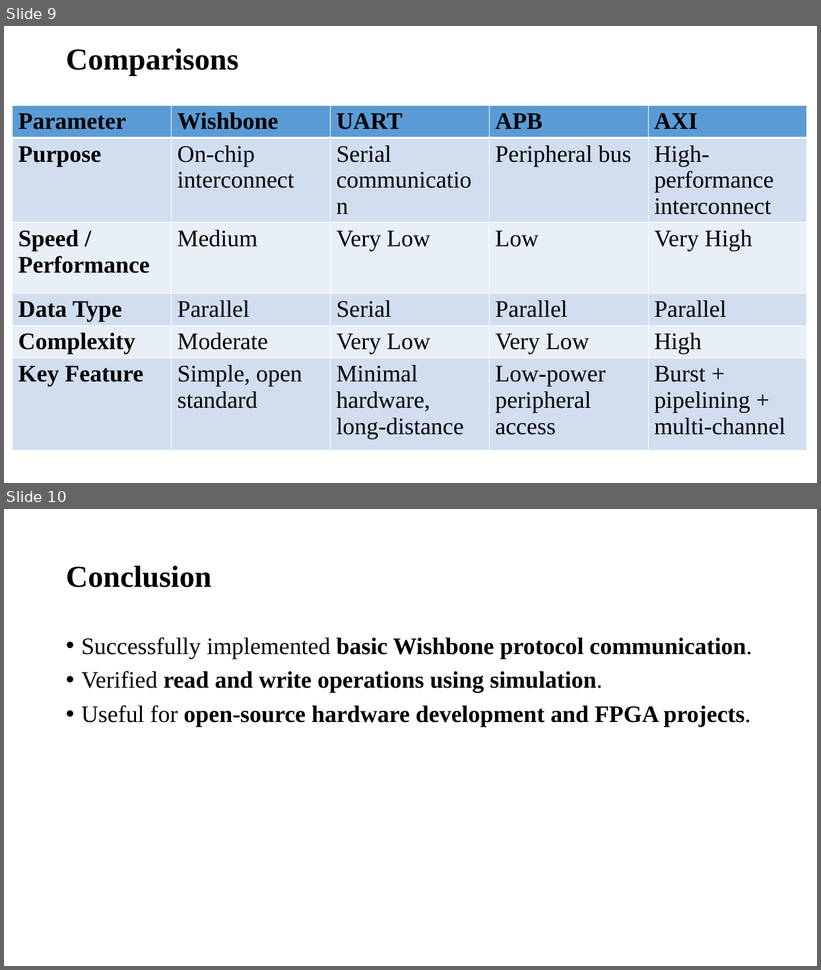
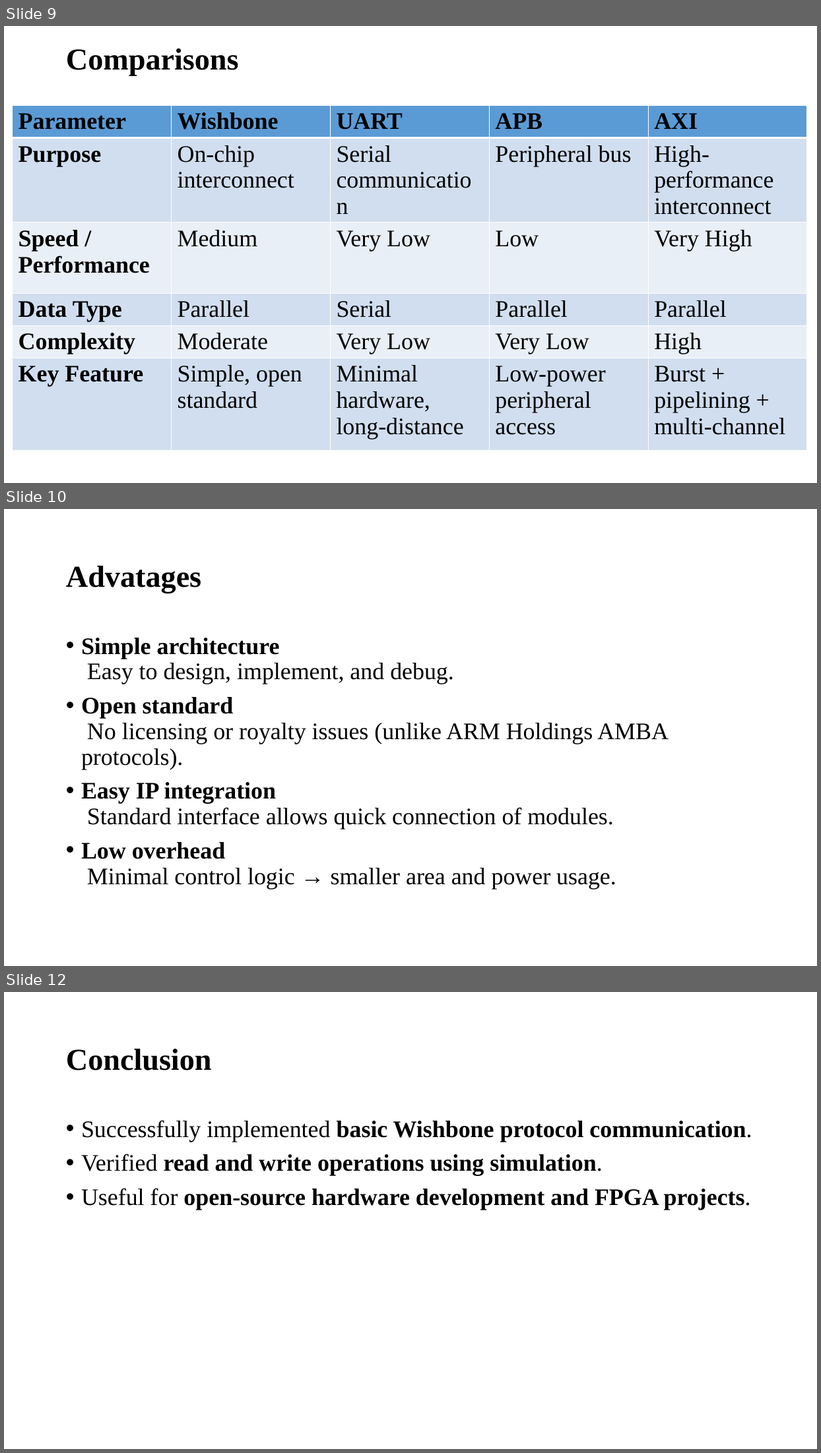
Before and after one commit to Bolol4002/wishbone_protocol, a slide deck: intern_wishbone.pptx. Shown one above the other, each under a label of ours: slides 9 and 10 before the commit, slides 9, 10 and 12 after it; the slides between them are not shown. The pictures are 821x970 and 821x1453 pixels, drawn with LibreOffice and Linux fonts; fonts in the diff are those of the drawing. Boxes give left, top, right and bottom in pixels: in the first picture for what was removed or moved away, otherwise in the second. Text is boxed around its words. In the diff, an @@ line names an element or a change of style, - is before the commit and + after.

```diff
--- a/intern_wishbone.pptx
+++ b/intern_wishbone.pptx
@@ slide 10 added at [4,509,817,966], background #FFFFFF @@
@@ title added at [66,566,201,593], 36 pt, text #000000, bold @@
+Advatages
@@ text added at [81,638,669,889], 28 pt, text #000000 @@
+• Simple architecture
+  Easy to design, implement, and debug.
+• Open standard
+  No licensing or royalty issues (unlike ARM Holdings AMBA protocols).
+• Easy IP integration
+  Standard interface allows quick connection of modules.
+• Low overhead
+  Minimal control logic → smaller area and power usage.
@@ what was slide 10 is now slide 12 @@
```
Also in this commit, not shown: 1 other slide added, 2 other files.
